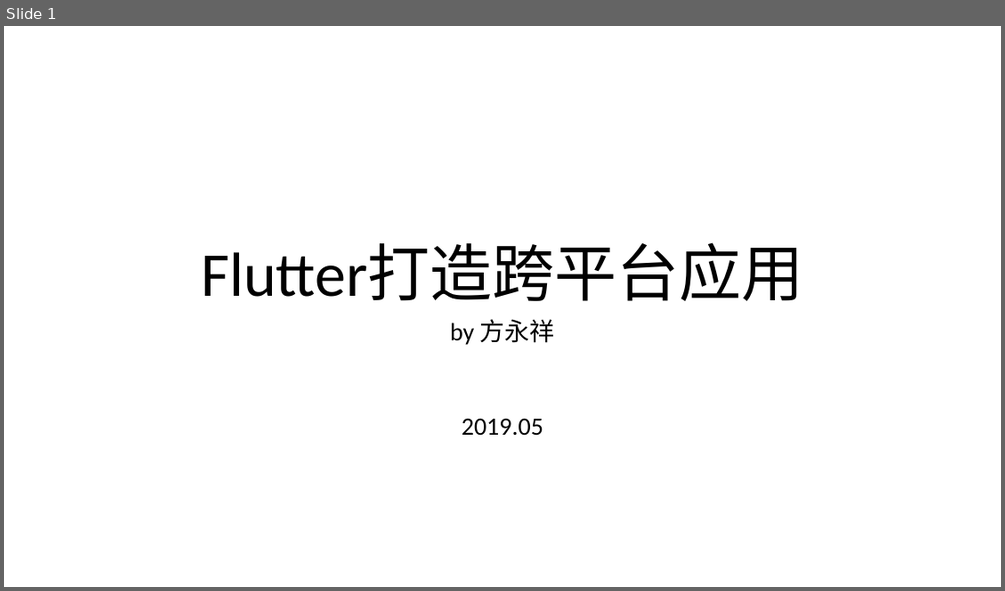
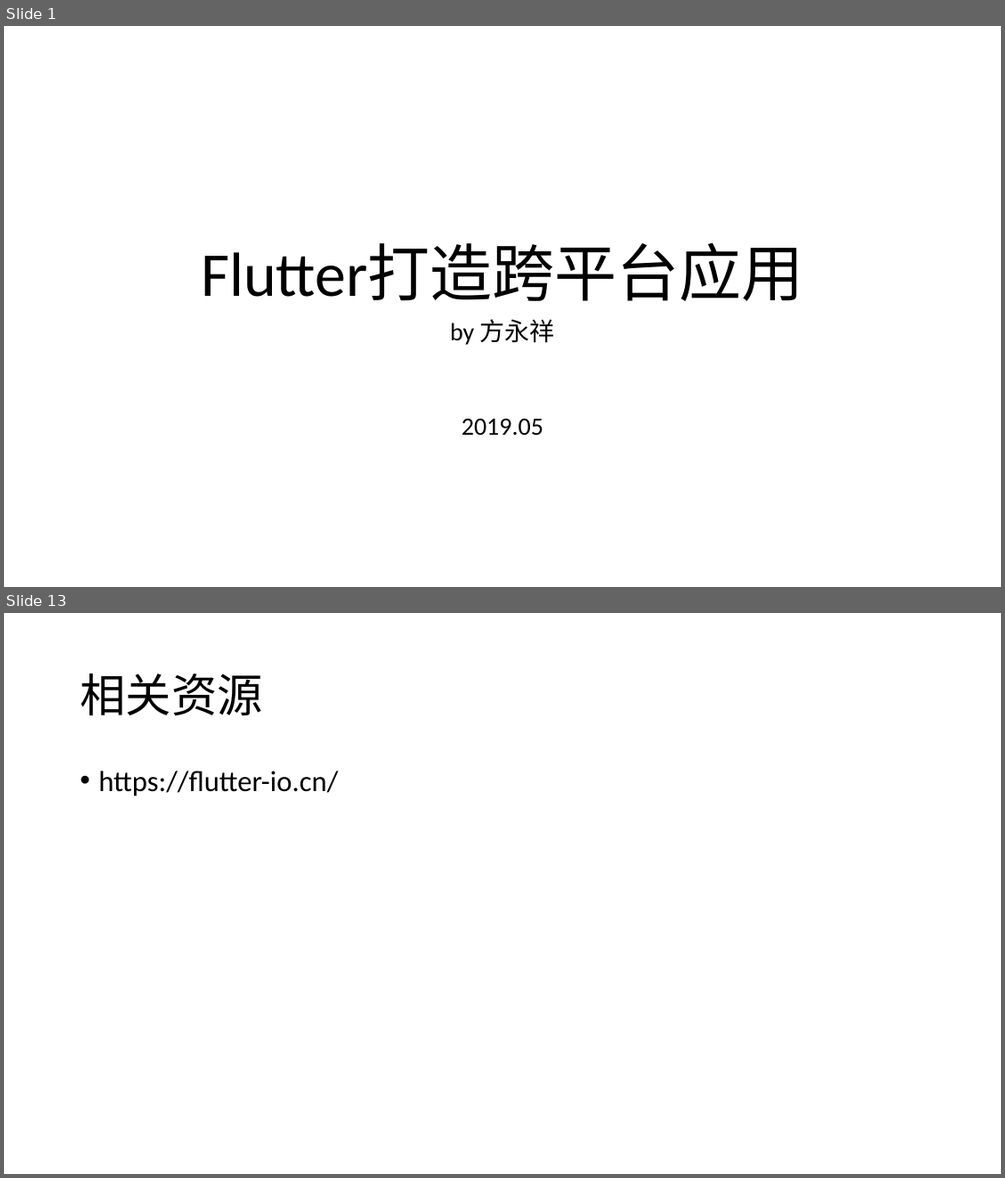
Before and after one commit to strever/realme, a slide deck: assets/misc/flutter.pptx. Shown one above the other, each under a label of ours: slide 1 before the commit, slides 1 and 13 after it; the slides between them are not shown. The pictures are 1005x591 and 1005x1178 pixels, drawn with LibreOffice and Linux fonts; fonts in the diff are those of the drawing. Boxes give left, top, right and bottom in pixels: in the first picture for what was removed or moved away, otherwise in the second. Text is boxed around its words. In the diff, an @@ line names an element or a change of style, - is before the commit and + after.

```diff
--- a/assets/misc/flutter.pptx
+++ b/assets/misc/flutter.pptx
@@ slide 13 added at <box>4,613,1001,1174</box>, background #FFFFFF @@
@@ title added at <box>80,674,262,715</box>, 44 pt, text #000000 @@
+相关资源
@@ text added at <box>98,771,338,796</box>, 28 pt, text #000000 @@
+• https://flutter-io.cn/
```
Also in this commit, not shown: 3 slides changed, 8 other slides added, 1 slide removed, 22 other files.
